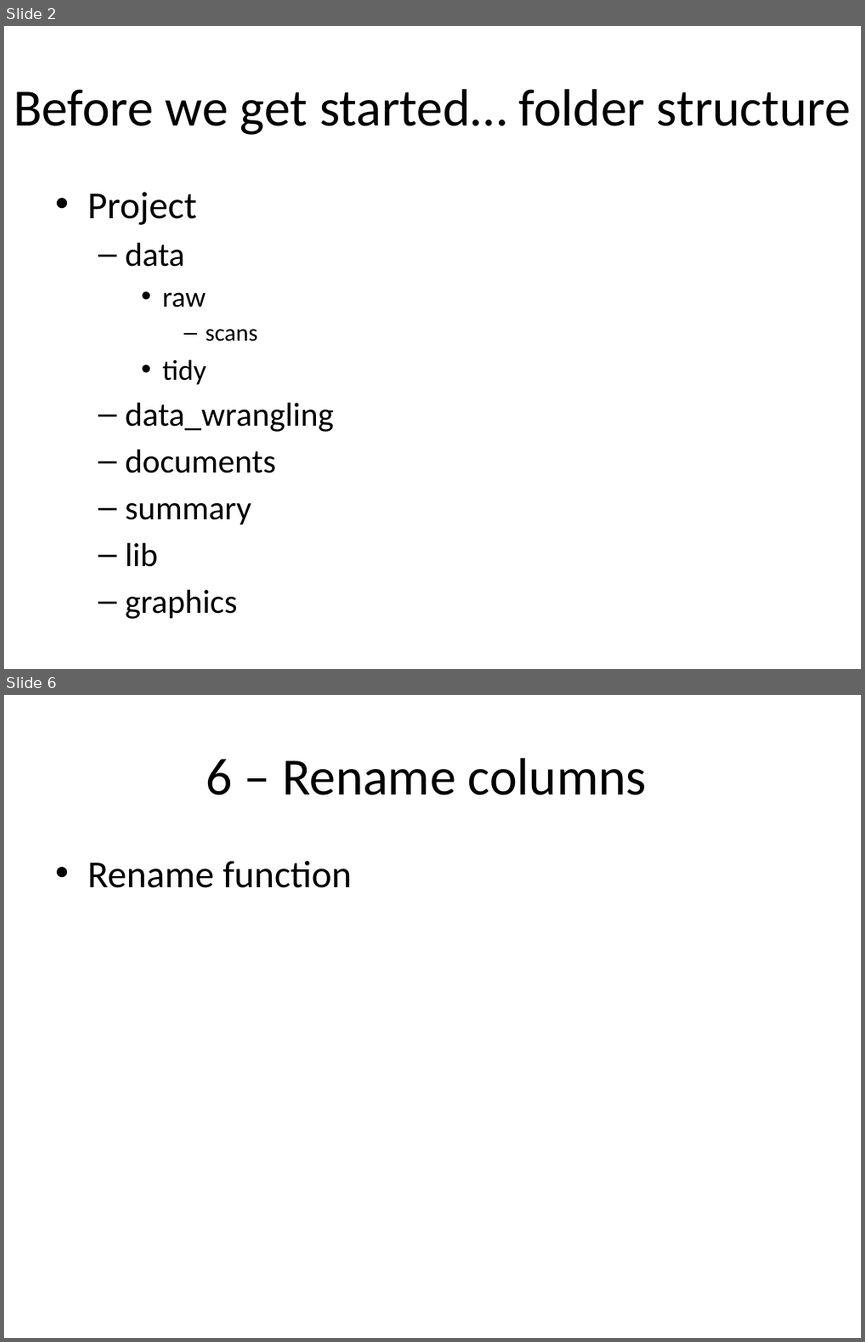
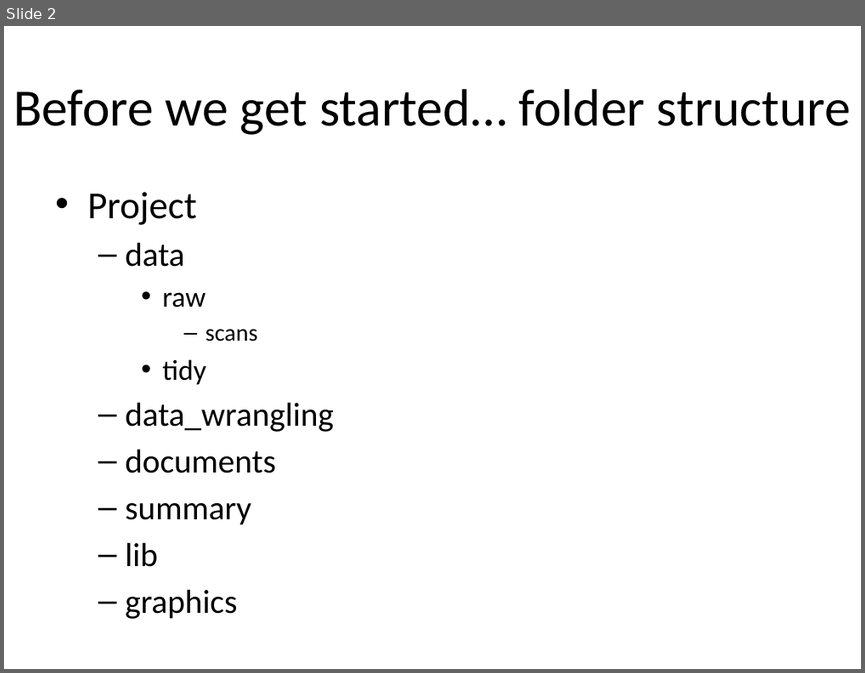
Before and after one commit to EEOB590A-Fall-2019/Course-Materials, a slide deck: 3. Data wrangling/Data_wrangling.pptx. Shown one above the other, each under a label of ours: slides 2 and 6 before the commit, slide 2 after it; the slides between them are not shown. The pictures are 865x1342 and 865x673 pixels, drawn with LibreOffice and Linux fonts; fonts in the diff are those of the drawing. Boxes give left, top, right and bottom in pixels: in the first picture for what was removed or moved away, otherwise in the second. Text is boxed around its words. In the diff, an @@ line names an element or a change of style, - is before the commit and + after.

```diff
--- a/3. Data wrangling/Data_wrangling.pptx
+++ b/3. Data wrangling/Data_wrangling.pptx
@@ slide 6 removed at <box>4,695,861,1338</box>, background #FFFFFF @@
@@ title removed at <box>205,758,647,795</box> @@
-6 – Rename columns
@@ text removed at <box>87,861,352,888</box> @@
-• Rename function
```
Also in this commit, not shown: 5 slides changed, 4 slides added, 1 other slide removed, 1 other file.
